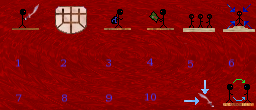
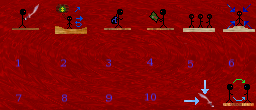
Layers edited between the first and the second w=256, h=110 image:
renamed "Defend" to "Quests", moved it above "Endturn", painted on it over bbox(55, 4, 87, 34)
